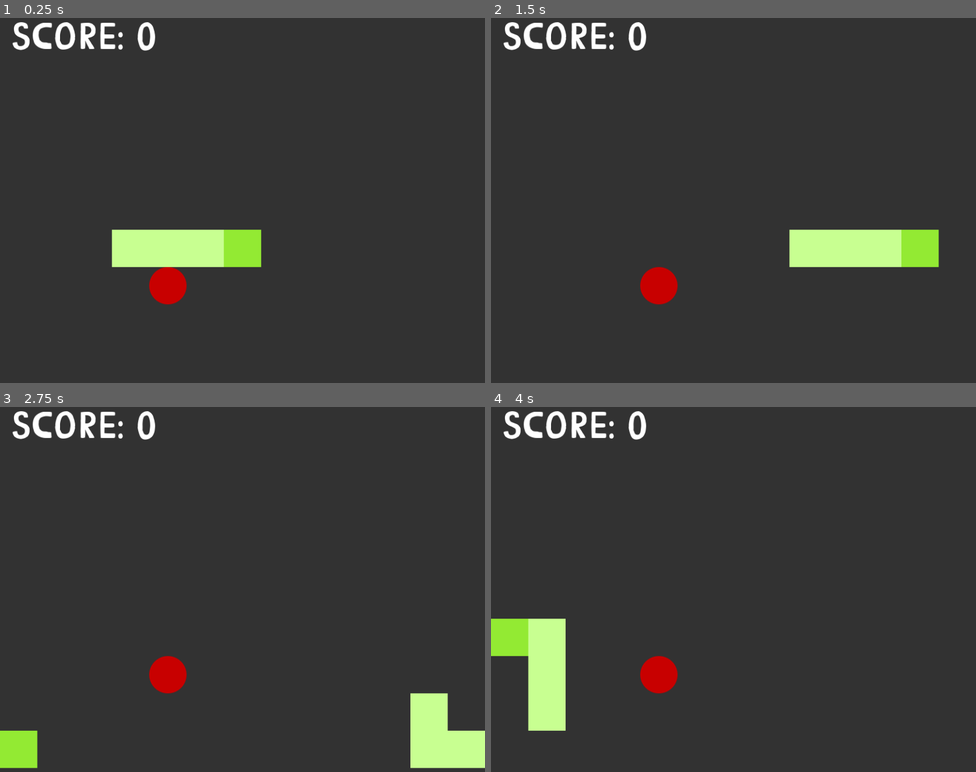
Above: before the commit, frames 1-4 (two rows, left to right).
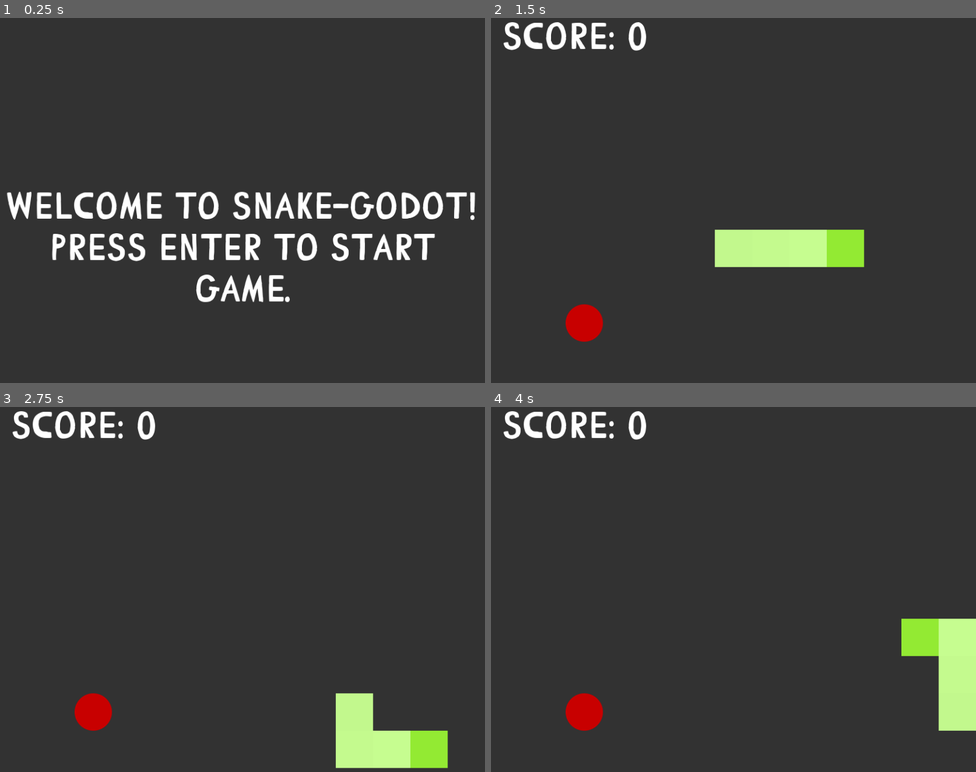
Above: after the commit, the same moments.

Repository: Righeil/snake-godot
Game: Godot game, scene res://Menu.tscn
Same seed, same stepped clock (60 frames per second), same inputs: the game is played once before the commit and once after it. Before the commit the project starts from res://MainScene.tscn.
Inputs:
- Up to frame 1 (0.25 s): no input
- Up to frame 2 (1.5 s): tap Enter (start, bound only after the commit) at 0.5, 1.35 s; hold D (right) 0.53-1.28 s; hold Enter (start, bound only after the commit) 0.53-1.28 s; hold S (down) from 1.28 s (still down)
- Up to frame 3 (2.75 s): release S (down) at 2.03 s; hold D (right) from 2.03 s (still down); hold Enter (start, bound only after the commit) from 2.03 s (still down)
- Up to frame 4 (4 s): release D (right) at 2.78 s; release Enter (start, bound only after the commit) at 2.78 s; hold W (up) 2.78-3.53 s; tap Enter (start, bound only after the commit) at 2.85 s; hold A (left) from 3.53 s (still down); hold Enter (start, bound only after the commit) from 3.53 s (still down)

The runs differ from the first frame. In frame 1, 10% of the frame differs, in the area x 1-98%, y 1-79%; in frame 2, 5.3%; in frame 3, 6.9%; in frame 4, 7.6%.

Commit message:
use one scene as death, finish and welcome message

Diff:
--- a/DeadScene.tscn
+++ /dev/null
@@ -1,22 +0,0 @@
-[gd_scene load_steps=4 format=2]
-
-[ext_resource path="res://Scripts/RestartGame.gd" type="Script" id=1]
-[ext_resource path="res://Assets/Comic_CAT.otf" type="DynamicFontData" id=2]
-
-[sub_resource type="DynamicFont" id=1]
-size = 42
-font_data = ExtResource( 2 )
-
-[node name="DeadScene" type="Node2D"]
-script = ExtResource( 1 )
-
-[node name="Label" type="Label" parent="."]
-margin_right = 832.0
-margin_bottom = 832.0
-custom_fonts/font = SubResource( 1 )
-text = "You're dead! Press R to restart game."
-align = 1
-valign = 1
-__meta__ = {
-"_edit_use_anchors_": false
-}
--- a/MainScene.tscn
+++ b/MainScene.tscn
@@ -11,16 +11,26 @@
 size = 64
 font_data = ExtResource( 4 )
 
-[node name="MainScene" type="Node2D"]
+[node name="Game" type="Node2D"]
 script = ExtResource( 1 )
 
 [node name="Tail" type="Node2D" parent="."]
 
 [node name="Player" parent="." instance=ExtResource( 2 )]
+
+[node name="CrawlSound" type="AudioStreamPlayer2D" parent="Player"]
 position = Vector2( 32, 32 )
+stream = ExtResource( 6 )
+volume_db = -20.371
+
+[node name="EatSound" type="AudioStreamPlayer2D" parent="Player"]
+position = Vector2( 32, 32 )
+stream = ExtResource( 5 )
+volume_db = -5.0
+area_mask = 0
 
 [node name="Apple" parent="." instance=ExtResource( 3 )]
-position = Vector2( 96, 32 )
+position = Vector2( 64, 0 )
 
 [node name="ScoreLabel" type="Label" parent="."]
 margin_left = 20.0
@@ -32,13 +42,3 @@
 __meta__ = {
 "_edit_use_anchors_": false
 }
-
-[node name="EatSound" type="AudioStreamPlayer2D" parent="."]
-position = Vector2( 416, 416 )
-stream = ExtResource( 5 )
-area_mask = 0
-
-[node name="CrawlSound" type="AudioStreamPlayer2D" parent="."]
-position = Vector2( 416, 416 )
-stream = ExtResource( 6 )
-volume_db = -20.371
--- a/FinishScene.tscn
+++ b/Menu.tscn
@@ -1,20 +1,23 @@
-[gd_scene load_steps=3 format=2]
+[gd_scene load_steps=4 format=2]
 
 [ext_resource path="res://Assets/Comic_CAT.otf" type="DynamicFontData" id=1]
+[ext_resource path="res://Scripts/Menu.gd" type="Script" id=2]
 
 [sub_resource type="DynamicFont" id=1]
-size = 42
+size = 64
 font_data = ExtResource( 1 )
 
-[node name="FinishScene" type="Node2D"]
+[node name="Menu" type="Node2D"]
+script = ExtResource( 2 )
 
 [node name="Label" type="Label" parent="."]
 margin_right = 832.0
 margin_bottom = 832.0
 custom_fonts/font = SubResource( 1 )
-text = "You're won! Press R to restart game."
+text = "You're dead! Press R to restart game."
 align = 1
 valign = 1
+autowrap = true
 __meta__ = {
 "_edit_use_anchors_": false
 }
--- a/Scripts/DontOpenThis.gd
+++ /dev/null
@@ -1,133 +0,0 @@
-extends Node2D
-
-onready var player = $Player
-onready var tail_part = load("res://Objects/Tail.tscn")
-onready var apple = $Apple
-onready var label = $ScoreLabel
-onready var eat_sound = $EatSound
-onready var move_sound = $CrawlSound
-
-var player_cell_position = Vector2(0, 0)
-var score := 0
-
-var tail = []
-var tail_size := 0
-
-const WINDOW_SIZE := Vector2(832, 832)
-const CELL_SIZE := 64 #WORLD CELL SIZE AND PLAYER/APPLE SIZE
-const MAP_SIZE := Vector2(13, 13)
-
-var direction := Vector2.RIGHT
-var new_direction := Vector2.RIGHT
-
-var time := 0.0
-const TIME_INTERVAL := 0.25
-
-var random = RandomNumberGenerator.new()
-
-func _ready():
-	random.randomize()
-	_set_position(player, Vector2(6, 6), false)
-	_randomize_apple_position()
-	for i in range(3):
-		tail.append(tail_part.instance())
-		add_child_below_node($Tail, tail[i])
-		tail_size += 1
-		var color = 1 - (tail_size * 0.01)
-		tail[i].modulate = Color(color, color, color)
-		_set_position(tail[i], Vector2(5 - i, 6), false)
-
-func _process(delta):
-	_process_movement(delta)
-	_process_collision()
-	pass
-
-func _process_movement(delta : float) -> void:
-	if time >= TIME_INTERVAL:
-		_process_tail()
-		direction = new_direction
-		_set_position(player, direction, true)
-		_teleport_player()
-		player_cell_position = Vector2((player.position.x - 32) / CELL_SIZE, (player.position.y - 32) / CELL_SIZE)
-		for i in tail:
-			if player.position == i.position:
-				get_tree().change_scene("res://DeadScene.tscn")
-		time = 0
-		move_sound.play()
-
-	time += delta
-
-func _teleport_player():
-	if player_cell_position.x == 13:
-		_set_position(player, Vector2(0, player_cell_position.y), false)
-	elif player_cell_position.x == -1:
-		_set_position(player, Vector2(12, player_cell_position.y), false)
-	if player_cell_position.y == 13:
-		_set_position(player, Vector2(player_cell_position.x, 0), false)
-	elif player_cell_position.y == -1:
-		_set_position(player, Vector2(player_cell_position.x, 12), false)
-
-func _process_tail():
-	for i in range(tail_size - 1, 0, -1):
-		tail[i].position = tail[i - 1].position
-	tail[0].position = player.position
-
-func _add_tail():
-	tail.append(tail_part.instance())
-	add_child_below_node($Tail, tail[tail_size])
-	tail[tail_size].position = player.position
-	var color = 1 - (tail_size * 0.01)
-	tail[tail_size].modulate = Color(color, color, color)
-	tail_size += 1
-
-func _process_collision():
-	if player.position == apple.position:
-		_randomize_apple_position()
-		_add_tail()
-		eat_sound.play()
-		score += 1
-		label.text = "Score: " + str(score)
-
-func _set_position(object, position : Vector2, add_position : bool) -> void:
-	var additional_position := Vector2(32, 32)
-	if add_position == true:
-		additional_position = object.position
-
-	object.position = Vector2(
-		additional_position.x + (position.x * CELL_SIZE),
-		additional_position.y + (position.y * CELL_SIZE)
-	)
-
-func _randomize_apple_position():
-	for cell in range(MAP_SIZE.x * MAP_SIZE.y):
-		var is_valid_position := true
-		var cell_position := Vector2(
-			random.randi_range(0, MAP_SIZE.x - 1),
-			random.randi_range(0, MAP_SIZE.y - 1))
-		var apple_position = Vector2(
-			32 + (cell_position.x * CELL_SIZE),
-			32 + (cell_position.y * CELL_SIZE)
-		)
-		for i in tail:
-			if apple_position == i.position:
-				is_valid_position = false
-
-		if apple_position == player.position:
-			is_valid_position = false
-			return
-
-		if is_valid_position:
-			_set_position(apple, cell_position, false)
-			return
-	get_tree().change_scene("res://DeadScene.tscn") #all apples eaten, but i am too lazy to make win text or scene
-
-func _input(event):
-	if event.is_pressed():
-		if event.is_action_pressed("up") and direction != Vector2.DOWN:
-			new_direction = Vector2.UP
-		if event.is_action_pressed("down") and direction != Vector2.UP:
-			new_direction = Vector2.DOWN
-		if event.is_action_pressed("left") and direction != Vector2.RIGHT:
-			new_direction = Vector2.LEFT
-		if event.is_action_pressed("right") and direction != Vector2.LEFT:
-			new_direction = Vector2.RIGHT
--- a/Scripts/Game.gd
+++ b/Scripts/Game.gd
@@ -16,8 +16,6 @@
 var direction = Vector2.RIGHT
 var new_direction = Vector2.RIGHT
 
-var score := 0
-
 const TIMER_TICK_INTERVAL := 0.25
 var time := 0.0
 
@@ -30,6 +28,7 @@
 		tail_cell_position.append(Vector2(5 - i, 6))
 		tail_size += 1
 		add_child_below_node($Tail, tail[i])
+		_change_tail_color(tail[i])
 		_visualize(tail[i], tail_cell_position[i])
 
 	_visualize(head, head_cell_position)
@@ -42,6 +41,7 @@
 			time = 0
 
 	time += delta
+	Globals.game_time += delta
 
 func _process_movement():
 	for i in range(tail_size - 1, 0, -1):
@@ -64,20 +64,20 @@
 		head_cell_position.y = 0
 
 	_visualize(head, head_cell_position)
-	$CrawlSound.play()
+	$Player/CrawlSound.play()
 
 func _process_collision():
 	for i in range(0, tail.size()):
 		if head_cell_position == tail_cell_position[i]:
-			get_tree().change_scene("res://DeadScene.tscn")
+			Globals.change_screen("death_screen")
 
 	if head_cell_position == apple_cell_position:
 		_randomize_apple_position()
 		_add_tail()
 
-		score += 1
-		$ScoreLabel.text = "Score: " + str(score)
-		$EatSound.play()
+		Globals.score += 1
+		$ScoreLabel.text = "Score: " + str(Globals.score)
+		$Player/EatSound.play()
 
 func _randomize_apple_position():
 	for cell in range(WORLD_SIZE.x * WORLD_SIZE.y):
@@ -97,12 +97,13 @@
 		if is_vaild_position:
 			_visualize(apple, apple_cell_position)
 			return
-	get_tree().change_scene("res://FinishScene.tscn")
+	Globals.change_screen("finish_screen")
 
 func _add_tail():
 	tail.append(tail_part.instance())
 	tail_cell_position.append(head_cell_position)
 	add_child_below_node($Tail, tail[tail_size])
+	_change_tail_color(tail[tail_size])
 	_visualize(tail[tail_size], tail_cell_position[tail_size]) # бред
 	tail_size += 1
 
@@ -111,6 +112,10 @@
 		_position.x * CELL_SIZE.x,
 		_position.y * CELL_SIZE.y
 	)
+
+func _change_tail_color(object):
+	var color = 1 - (tail_size * 0.01)
+	object.modulate = Color(color, color, color)
 
 func _input(event):
 	if event.is_pressed():
--- /dev/null
+++ b/Scripts/Globals.gd
@@ -0,0 +1,9 @@
+extends Node
+
+var screen := "main_menu"
+var score := 0
+var game_time := 0.0
+
+func change_screen(_screen):
+	screen = _screen
+	get_tree().change_scene("res://Menu.tscn")
--- /dev/null
+++ b/Scripts/Menu.gd
@@ -0,0 +1,33 @@
+extends Node2D
+
+const main_menu_text := "Welcome to snake-godot! Press ENTER to start game."
+const death_text := "You're dead! Press ENTER to restart game."
+const finish_text := "You're won! Press ENTER to restart game."
+
+var text := ""
+
+func _ready():
+	set_text(Globals.screen)
+
+func set_text(screen):
+	match screen:
+		"main_menu":
+			text = main_menu_text
+		"death_screen":
+			text = death_text
+			add_play_info()
+		"finish_screen":
+			text = finish_text
+			add_play_info()
+
+	$Label.text = text
+
+func add_play_info():
+	text += "\n Score: " + str(Globals.score)
+	text += "\n Game time: " + str("%0.0f" % Globals.game_time) + " seconds"
+
+func _input(event):
+	if event.is_action_pressed("start"):
+		Globals.score = 0
+		Globals.game_time = 0
+		get_tree().change_scene("res://MainScene.tscn")
--- a/Scripts/RestartGame.gd
+++ /dev/null
@@ -1,5 +0,0 @@
-extends Node2D
-
-func _input(event):
-	if event.is_action_pressed("restart"):
-		get_tree().change_scene("res://MainScene.tscn")
--- a/project.godot
+++ b/project.godot
@@ -11,8 +11,12 @@
 [application]
 
 config/name="snake"
-run/main_scene="res://MainScene.tscn"
+run/main_scene="res://Menu.tscn"
 config/icon="res://icon.png"
+
+[autoload]
+
+Globals="*res://Scripts/Globals.gd"
 
 [display]
 
@@ -41,9 +45,9 @@
 "events": [ Object(InputEventKey,"resource_local_to_scene":false,"resource_name":"","device":0,"alt":false,"shift":false,"control":false,"meta":false,"command":false,"pressed":false,"scancode":83,"unicode":0,"echo":false,"script":null)
  ]
 }
-restart={
+start={
 "deadzone": 0.5,
-"events": [ Object(InputEventKey,"resource_local_to_scene":false,"resource_name":"","device":0,"alt":false,"shift":false,"control":false,"meta":false,"command":false,"pressed":false,"scancode":82,"unicode":0,"echo":false,"script":null)
+"events": [ Object(InputEventKey,"resource_local_to_scene":false,"resource_name":"","device":0,"alt":false,"shift":false,"control":false,"meta":false,"command":false,"pressed":false,"scancode":16777221,"unicode":0,"echo":false,"script":null)
  ]
 }
 
